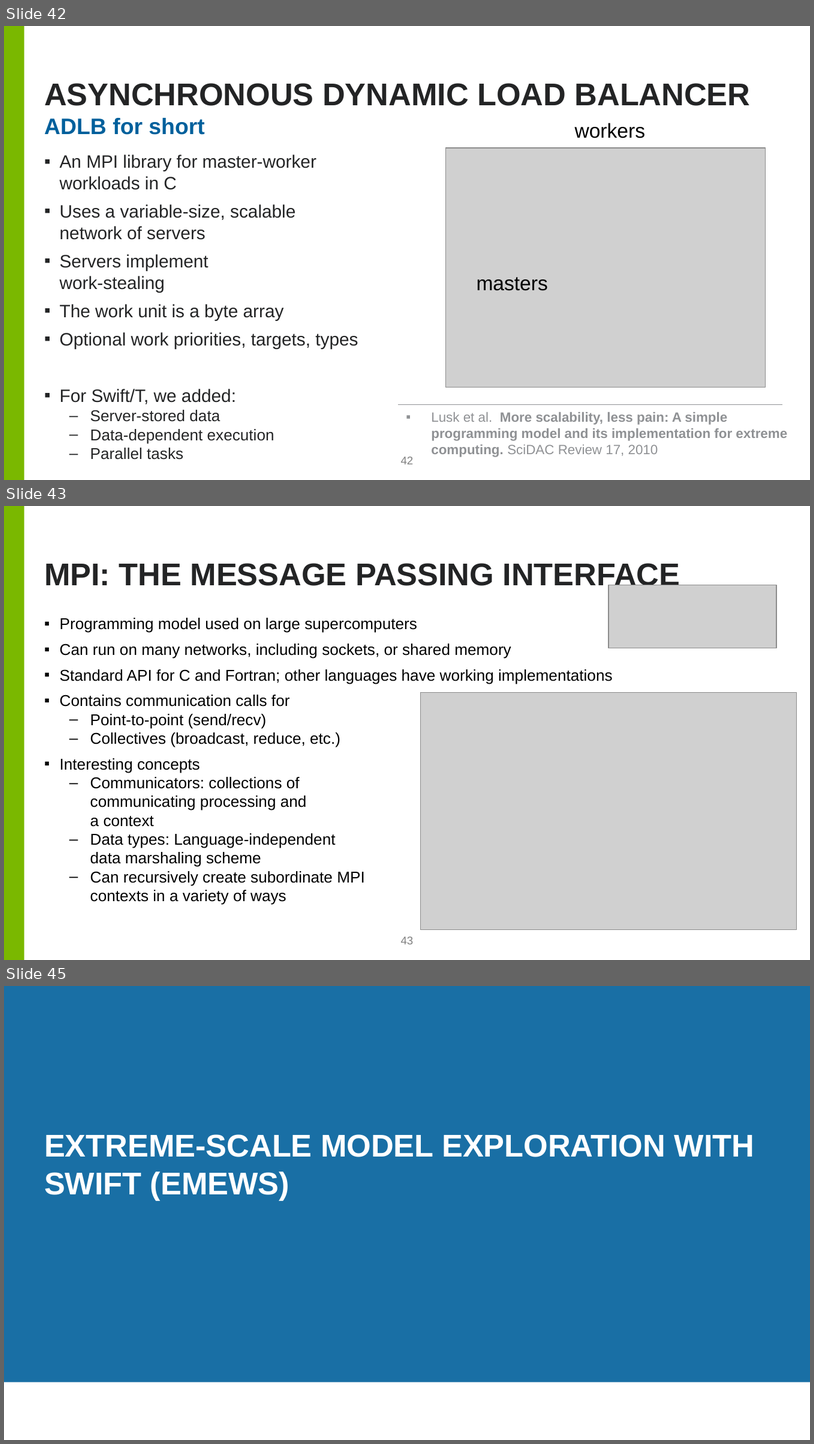
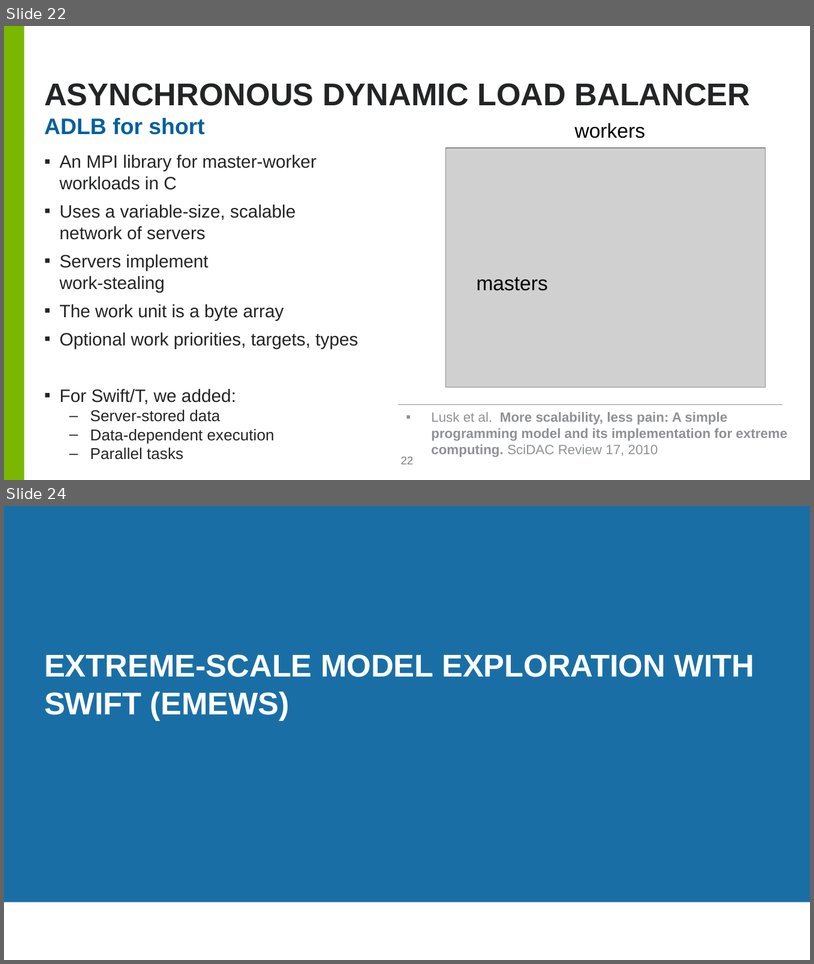
Before and after one commit to brettin/candle_tutorials, a slide deck: Topics/2_hyperparameter_optimization/hpo.pptx. Shown one above the other, each under a label of ours: slides 42, 43 and 45 before the commit, slides 22 and 24 after it; the slides between them are not shown. The pictures are 814x1444 and 814x964 pixels, drawn with LibreOffice and Linux fonts; fonts in the diff are those of the drawing; grey boxes stand for pictures; background and template pictures are left out. Boxes give left, top, right and bottom in pixels: in the first picture for what was removed or moved away, otherwise in the second. Text is boxed around its words. In the diff, an @@ line names an element or a change of style, - is before the commit and + after.

```diff
--- a/Topics/2_hyperparameter_optimization/hpo.pptx
+++ b/Topics/2_hyperparameter_optimization/hpo.pptx
@@ slide 43 removed at (4,506,810,960), background #FFFFFF; not listed: 1 template element that a slide beside it also shows @@
@@ title removed at (44,563,681,591) @@
-MPI: THE MESSAGE PASSING INTERFACE
@@ picture removed at (609,585,777,648) @@
@@ text removed at (60,618,613,904) @@
-▪ Programming model used on large supercomputers
-▪ Can run on many networks, including sockets, or shared memory
-▪ Standard API for C and Fortran; other languages have working implementations
-▪ Contains communication calls for
-  – Point-to-point (send/recv)
-  – Collectives (broadcast, reduce, etc.)
-▪ Interesting concepts
-  – Communicators: collections of
-    communicating processing and
-    a context
-  – Data types: Language-independent
-    data marshaling scheme
-  – Can recursively create subordinate MPI
-    contexts in a variety of ways
@@ picture removed at (421,692,797,930) @@
@@ page number removed at (401,936,414,944) @@
-43
@@ what was slide 42 is now slide 22 @@
@@ page number at (401,456,414,464): text changed @@
-42
+22
@@ what was slide 45 is now slide 24 @@
```
Also in this commit, not shown: 3 slides changed, 20 other slides removed.
